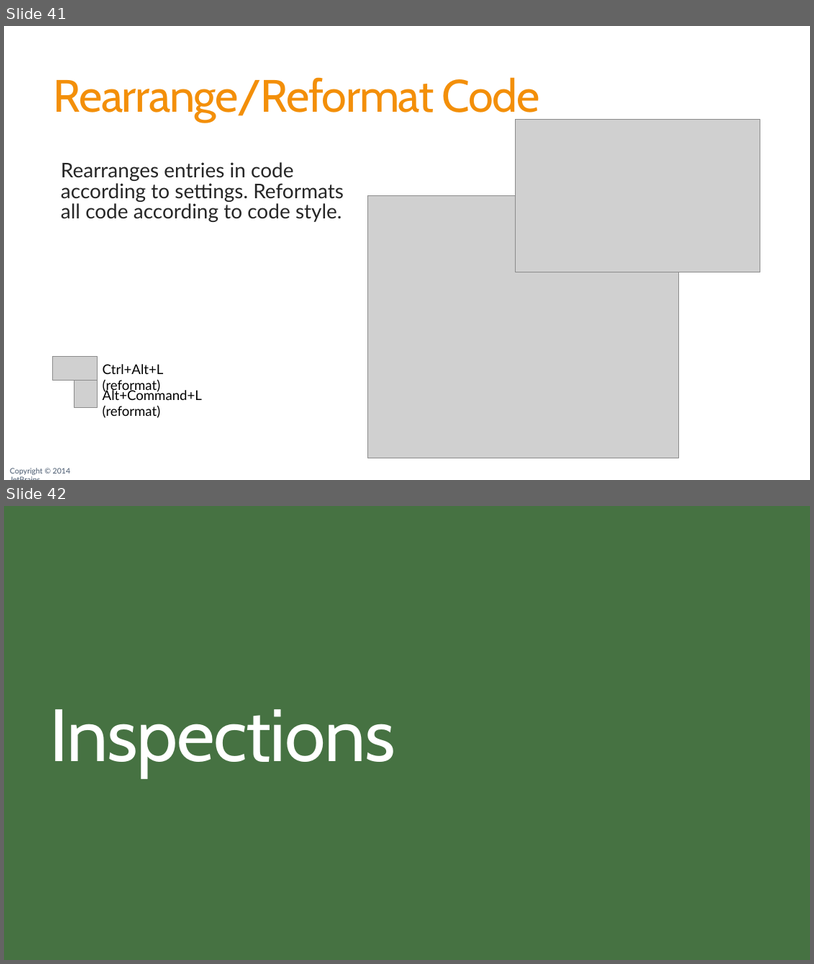
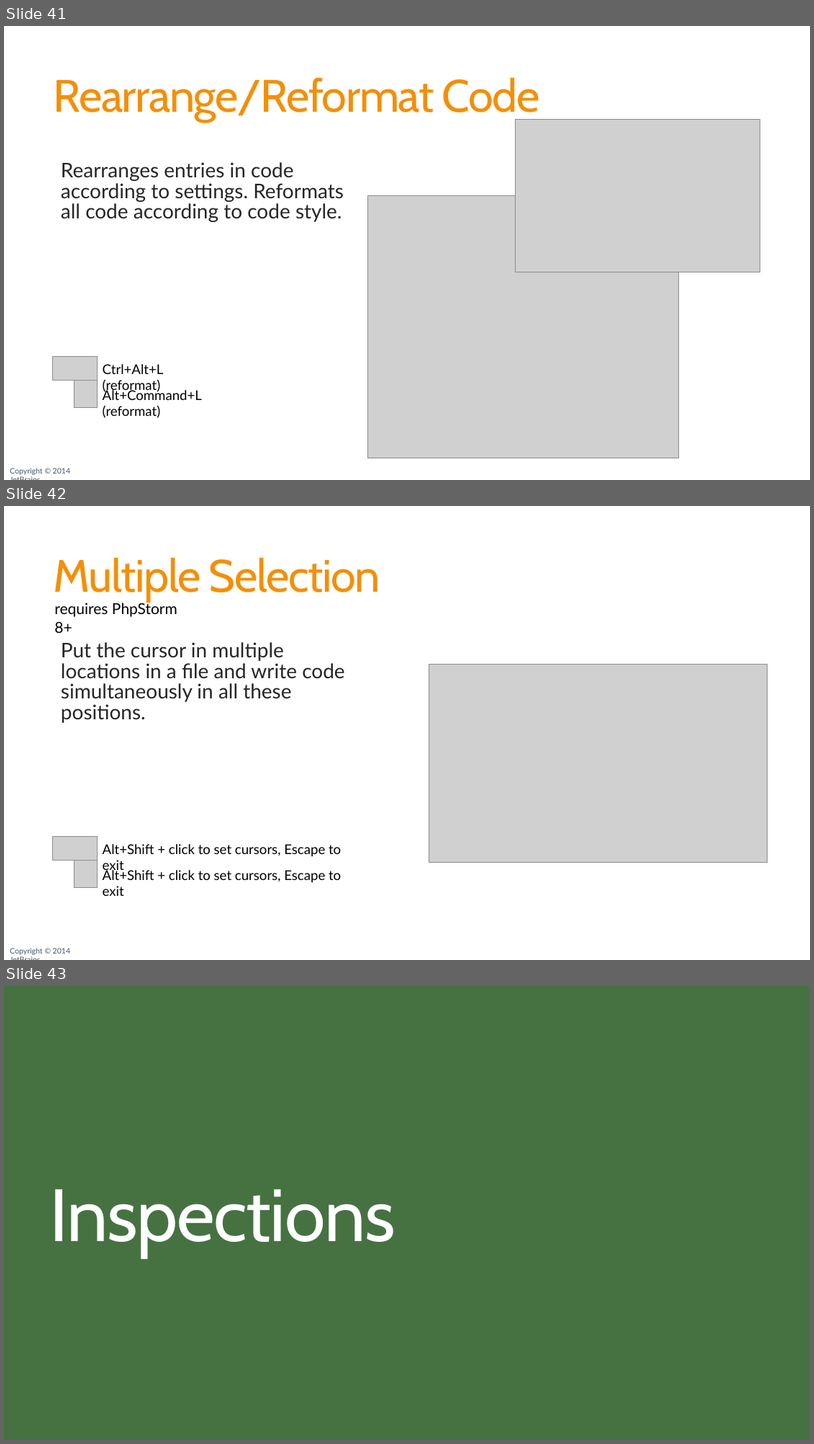
Before and after one commit to JetBrains/phpstorm-workshop, a slide deck: PhpStorm Workshop.pptx. Shown one above the other, each under a label of ours: slides 41 and 42 before the commit, slides 41, 42 and 43 after it. The pictures are 814x964 and 814x1444 pixels, drawn with LibreOffice and Linux fonts; fonts in the diff are those of the drawing; grey boxes stand for pictures; background and template pictures are left out. Boxes give left, top, right and bottom in pixels: in the first picture for what was removed or moved away, otherwise in the second. Text is boxed around its words. In the diff, an @@ line names an element or a change of style, - is before the commit and + after.

Commit message:
Added PhpStorm 8 - Multiple Selection

```diff
--- a/PhpStorm Workshop.pptx
+++ b/PhpStorm Workshop.pptx
@@ slide 42 added at box(4, 506, 810, 960), background #FFFFFF; not listed: 1 template element that a slide beside it also shows @@
@@ title added at box(54, 557, 381, 602), 54 pt, text #F38F09 @@
+Multiple Selection
@@ text added at box(54, 601, 178, 633), 18 pt, text #000000 @@
+requires PhpStorm 8+
@@ text added at box(61, 642, 345, 723), 24 pt, text #262626 @@
+  Put the cursor in multiple locations in a file and write code simultaneously in all these positions.
@@ picture added at box(430, 664, 768, 862) @@
@@ picture added at box(53, 836, 97, 860) @@
@@ text added at box(103, 844, 341, 872), 16 pt, text #000000 @@
+Alt+Shift + click to set cursors, Escape to exit
@@ picture added at box(74, 860, 97, 888) @@
@@ text added at box(103, 868, 341, 896), 16 pt, text #000000 @@
+Alt+Shift + click to set cursors, Escape to exit
@@ what was slide 42 is now slide 43 @@
```
Also in this commit, not shown: 3 slides changed, 13 other files.
